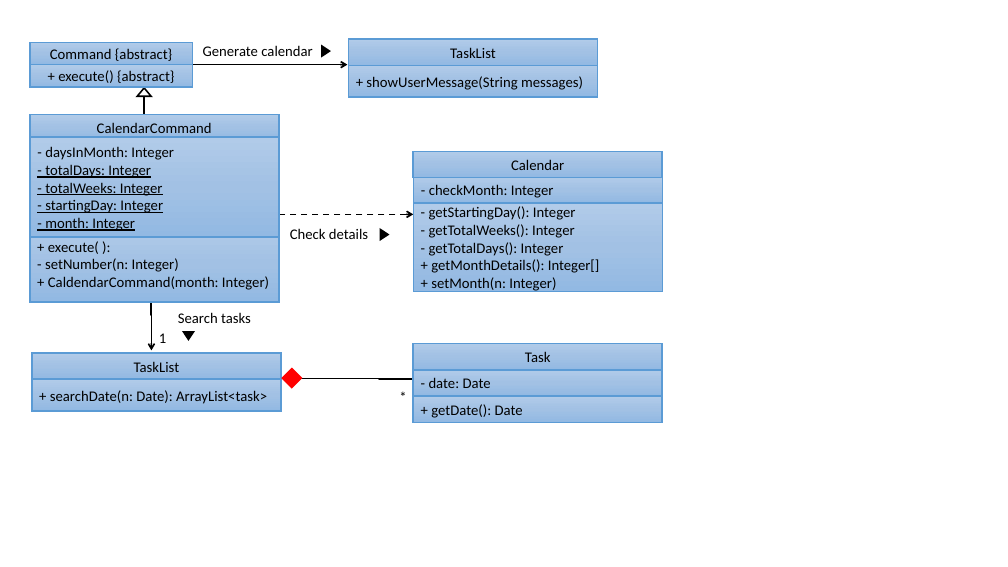
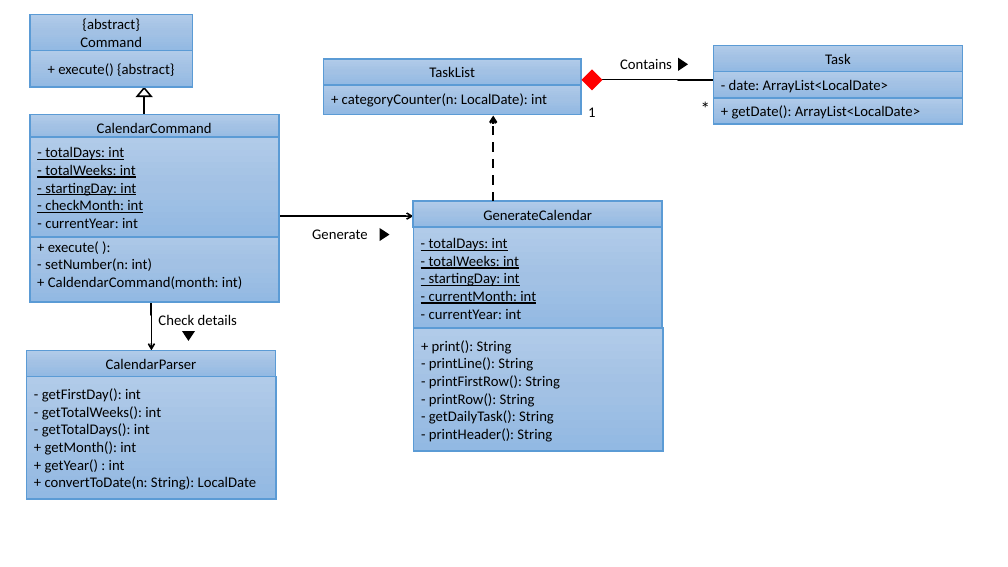
Before and after one commit to yuchenlichuck/tp, a slide deck: slide 1 of docs/UML Diagrams.pptx. Drawn at 1008x567 pixels with LibreOffice and Linux fonts; fonts in the diff are those of the drawing. Boxes give left, top, right and bottom in pixels: in the first picture for what was removed or moved away, otherwise in the second. Text is boxed around its words. In the diff, an @@ line names an element or a change of style, - is before the commit and + after.

```diff
--- a/docs/UML Diagrams.pptx
+++ b/docs/UML Diagrams.pptx
@@ rectangle "{abstract}": place and size @@
-rectangle "{abstract}" at box(29, 42, 192, 65)
+rectangle "{abstract}" at box(29, 14, 192, 51)
@@ text in rectangle at box(80, 18, 142, 51): text changed @@
-Command {abstract}
+{abstract}
+Command
@@ rectangle "+ execute() {abstract}": place and size @@
-rectangle "+ execute() {abstract}" at box(29, 65, 192, 88)
+rectangle "+ execute() {abstract}" at box(29, 51, 192, 87)
@@ rectangle "TaskList": place and size @@
-rectangle "TaskList" at box(32, 353, 281, 380)
+rectangle "TaskList" at box(324, 59, 581, 85)
@@ rectangle removed at box(349, 39, 597, 66) @@
-TaskList
@@ text added at box(620, 59, 672, 69), 14 pt, text #000000 @@
+Contains
@@ triangle: place and size @@
-triangle at box(321, 45, 331, 57)
+triangle at box(678, 58, 688, 71)
@@ elbow arrow removed from (193, 64) to (348, 65) @@
@@ rectangle "+ categoryCounter(n: LocalDate): int": place and size @@
-rectangle "+ categoryCounter(n: LocalDate): int" at box(32, 380, 281, 411)
+rectangle "+ categoryCounter(n: LocalDate): int" at box(324, 82, 582, 114)
@@ rectangle removed at box(349, 65, 598, 97) @@
-+ showUserMessage(String messages)
@@ text in rectangle at box(729, 79, 888, 93): text changed @@
-- date: Date
+- date: ArrayList<LocalDate>
@@ text in rectangle at box(342, 93, 547, 107): text changed @@
-+ searchDate(n: Date): ArrayList<task>
++ categoryCounter(n: LocalDate): int
@@ arrow added from (493, 201) to (493, 116), #000000 2.25 pt dashed @@
@@ text "1": place and size @@
-text "1" at box(159, 333, 166, 343)
+text "1" at box(588, 107, 595, 117)
@@ text "*": place and size @@
-text "*" at box(392, 384, 445, 410)
+text "*" at box(693, 93, 746, 123)
@@ text "*" at box(693, 93, 746, 123): size 14 to 18 pt @@
@@ 3 rectangles, 1 diamond, 1 elbow arrow: place and size @@
-3 rectangles, 1 diamond, 1 elbow arrow at box(282, 344, 662, 423)
+3 rectangles, 1 diamond, 1 elbow arrow at box(583, 45, 963, 124)
@@ text in rectangle at box(732, 105, 920, 119): text changed @@
-+ getDate(): Date
++ getDate(): ArrayList<LocalDate>
@@ text in rectangle at box(45, 147, 143, 228): text changed @@
-- daysInMonth: Integer
-- totalDays: Integer
-- totalWeeks: Integer
-- startingDay: Integer
-- month: Integer
+- totalDays: int
+- totalWeeks: int
+- startingDay: int
+- checkMonth: int
+- currentYear: int
@@ rectangle removed at box(414, 177, 662, 203) @@
-- checkMonth: Integer
@@ rectangle removed at box(414, 151, 662, 178) @@
-Calendar
@@ rectangle added at box(414, 201, 662, 228), fill gradient #B1CBE9 to #A3C1E5 to #93B9E4, outline #5B9BD5 1.5 pt, 14 pt, text #000000 @@
+GenerateCalendar
@@ elbow arrow moved from (414, 215) - (274, 215) to (414, 216) - (219, 216) @@
@@ elbow arrow (414, 216) - (219, 216): stroke #000000 1.5 pt dashed to #000000 1.5 pt @@
@@ text at box(312, 229, 368, 239): text changed @@
-Generate calendar
+Generate
@@ rectangle added at box(414, 227, 662, 330), fill gradient #B1CBE9 to #A3C1E5 to #93B9E4, outline #5B9BD5 1.5 pt, 14 pt, text #000000, underline @@
+- totalDays: int
+- totalWeeks: int
+- startingDay: int
+- currentMonth: int
+- currentYear: int
@@ text in rectangle at box(45, 258, 242, 289): text changed @@
-- setNumber(n: Integer)
-+ CaldendarCommand(month: Integer)
+- setNumber(n: int)
++ CaldendarCommand(month: int)
@@ text "Check details": place and size @@
-text "Check details" at box(290, 228, 368, 239)
+text "Check details" at box(158, 314, 237, 325)
@@ text removed at box(178, 312, 251, 323) @@
-Search tasks
@@ rectangle added at box(414, 328, 663, 451), fill gradient #B1CBE9 to #A3C1E5 to #93B9E4, outline #5B9BD5 1.5 pt, 14 pt, text #000000 @@
++ print(): String
+- printLine(): String
+- printFirstRow(): String
+- printRow(): String
+- getDailyTask(): String
+- printHeader(): String
@@ rectangle added at box(26, 351, 275, 377), fill gradient #B1CBE9 to #A3C1E5 to #93B9E4, outline #5B9BD5 1.5 pt, 14 pt, text #000000 @@
+CalendarParser
@@ rectangle "- getFirstDay(): int": place and size @@
-rectangle "- getFirstDay(): int" at box(414, 203, 663, 292)
+rectangle "- getFirstDay(): int" at box(26, 377, 276, 499)
@@ text in rectangle at box(42, 388, 257, 490): text changed @@
-- getStartingDay(): Integer
-- getTotalWeeks(): Integer
-- getTotalDays(): Integer
-+ getMonthDetails(): Integer[]
-+ setMonth(n: Integer)
+- getFirstDay(): int
+- getTotalWeeks(): int
+- getTotalDays(): int
++ getMonth(): int
++ getYear() : int
++ convertToDate(n: String): LocalDate
```
Also in this commit, not shown: 3 other slides changed, 4 slides added.
